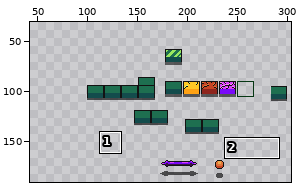
Pixel-art file: definiteatlas.aseprite. The picture above shows the old version from afar; the outline marks the close-up.
Close-up. As it was:
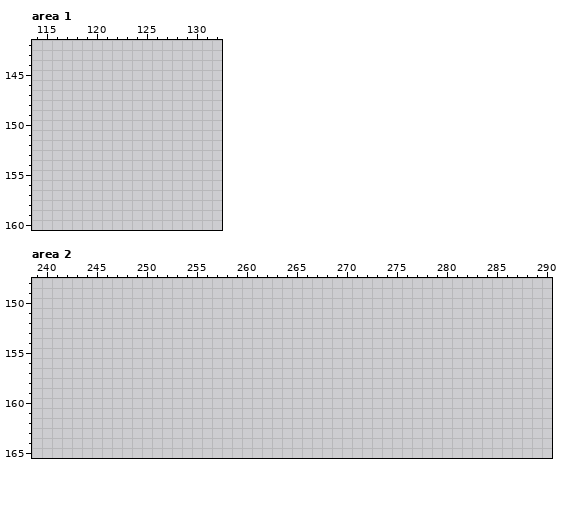
200x200 pixels, 1 frame. Shown: area 1: x 114..132, y 142..160; area 2: x 239..290, y 148..165. The old version is drawn lined up with the new one, on the new canvas. The wide view leaves out empty margins. The commit also changed other parts of the picture, which this record leaves out.
Visible layers, top first: "Layer 1", "Layer 3".
Palette (. is transparent): 
After the commit:
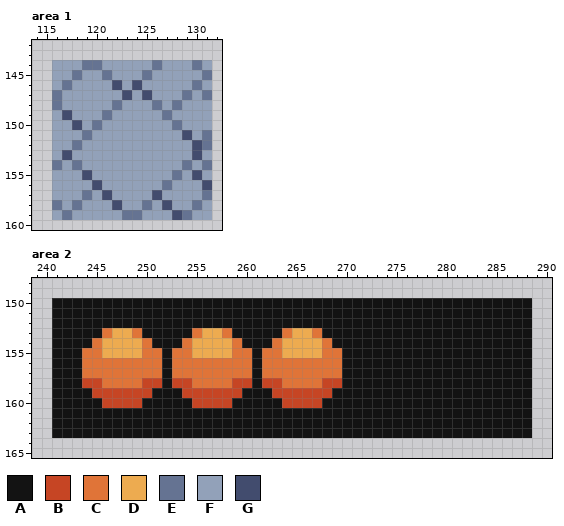
Colours new in this view: A #131313  B #c64524  C #e07438  D #edab50  E #657392  F #92a1b9  G #424c6e
The edit:
canvas 200x200 -> 400x200, the old top-left corner now at 100,0
Area 1:
Colour E is added in row 144 at x 119 to 120, 126 and 130; in row 145 at x 118, 121, 125 and 131; in row 146 at x 117 and 130; in row 147 at x 116, 129 and 131; in row 148 at x 116, 122, 126 and 128; in row 149 at x 121 and 127.
Colour E is added in row 150 at x 120 and 128; in row 151 at x 119 and 131; in row 152 at x 118 and 131; in row 154 at x 116, 118, 129 and 131; in row 155 at x 128; in row 156 at x 127.
Colour E is added in row 157 at x 119 and 131; in row 158 at x 116, 118, 125 and 130; in row 159 at x 117, 123 to 124 and 129.
Colour F is added in row 144 at x 116 to 118, 121 to 125, 127 to 129 and 131; in row 145 at x 116 to 117, 119 to 120, 122 to 124 and 126 to 130; in row 146 at x 116, 118 to 121, 123, 125 to 129 and 131; in row 147 at x 117 to 122, 124, 126 to 128 and 130; in row 148 at x 117 to 121, 123 to 125, 127 and 129 to 131; in row 149 at x 116, 118 to 120, 122 to 126 and 128 to 131.
Colour F is added in row 150 at x 116 to 117, 119, 121 to 127 and 129 to 131; in row 151 at x 116 to 118, 120 to 128 and 130; in row 152 at x 116 to 117 and 119 to 129; in row 153 at x 116, 118 to 129 and 131; in row 154 at x 117, 119 to 128 and 130; in row 155 at x 116 to 118, 120 to 127, 129 and 131.
Colour F is added in row 156 at x 116 to 119, 121 to 126 and 128 to 130; in row 157 at x 116 to 118, 120, 122 to 125 and 127 to 130; in row 158 at x 117, 119 to 121, 123 to 124, 126, 128 to 129 and 131; in row 159 at x 116, 118 to 122, 125 to 127 and 130 to 131.
Colour G is added in row 146 at x 122 and 124; in row 147 at x 123 and 125; in row 149 at x 117; in row 150 at x 118; in row 151 at x 129; in row 152 at x 130.
Colour G is added in row 153 at x 117 and 130; in row 155 at x 119 and 130; in row 156 at x 120 and 131; in row 157 at x 121 and 126; in row 158 at x 122 and 127; in row 159 at x 128.
Area 2:
Colour A is added in rows 150 to 152 at x 241 to 288; in row 153 at x 241 to 245, 250 to 254, 259 to 263 and 268 to 288; in row 154 at x 241 to 244, 251 to 253, 260 to 262 and 269 to 288; in rows 155 to 158 at x 241 to 243, 252, 261 and 270 to 288; in row 159 at x 241 to 244, 251 to 253, 260 to 262 and 269 to 288; in row 160 at x 241 to 245, 250 to 254, 259 to 263 and 268 to 288.
Colour A is added in rows 161 to 163 at x 241 to 288.
Colour B is added in row 158 at x 244 to 245, 250 to 251, 253 to 254, 259 to 260, 262 to 263 and 268 to 269; in row 159 at x 245 to 250, 254 to 259 and 263 to 268; in row 160 at x 246 to 249, 255 to 258 and 264 to 267.
Colour C is added in row 153 at x 246, 249, 255, 258, 264 and 267; in row 154 at x 245, 250, 254, 259, 263 and 268; in row 155 at x 244 to 245, 250 to 251, 253 to 254, 259 to 260, 262 to 263 and 268 to 269; in rows 156 to 157 at x 244 to 251, 253 to 260 and 262 to 269; in row 158 at x 246 to 249, 255 to 258 and 264 to 267.
Colour D is added in row 153 at x 247 to 248, 256 to 257 and 265 to 266; in rows 154 to 155 at x 246 to 249, 255 to 258 and 264 to 267.
